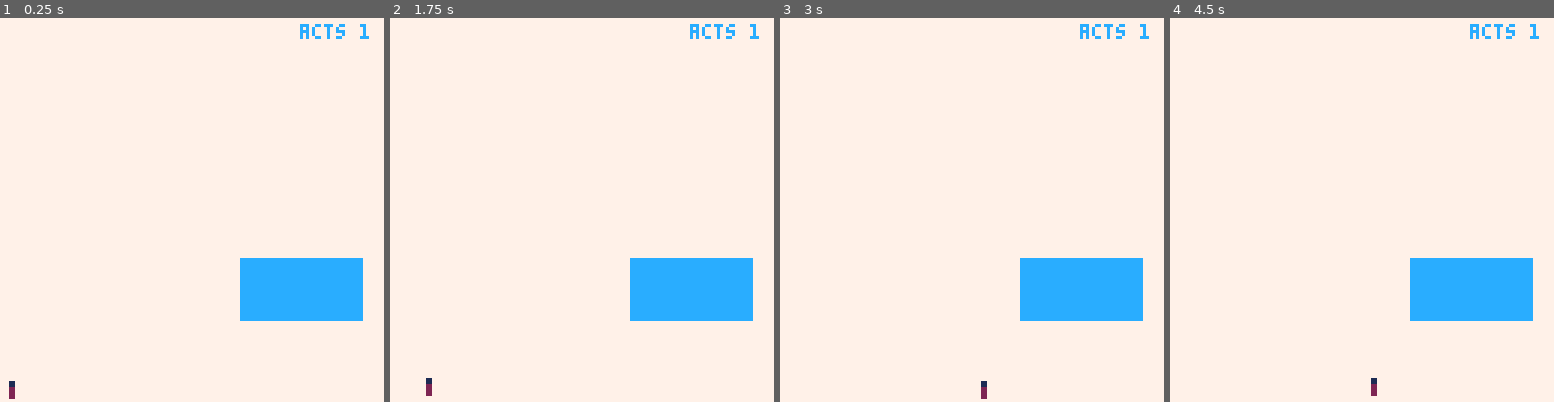
Above: before the commit, frames 1-4 (left to right).
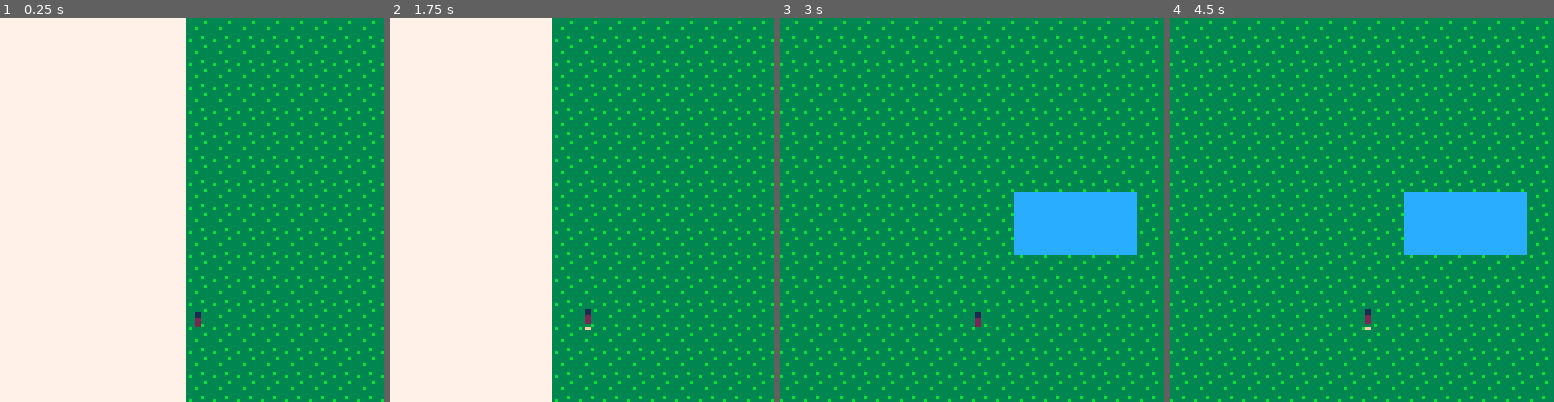
Above: after the commit, the same moments.

Repository: matthiasbruns/pico-8
Game: PICO-8 cartridge getting_started.p8
The game is run twice, just before and just after one commit, with the same random seed, the same clock (stepped at 60 frames per second) and the same inputs.
Inputs:
- Up to frame 1 (0.25 s): no input
- Up to frame 2 (1.75 s): hold Right from 1.6 s (still down)
- Up to frame 3 (3 s): release Right at 2.1 s; hold Right from 2.47 s (still down)
- Up to frame 4 (4.5 s): release Right at 3.03 s; hold Left 3.08-3.58 s; hold Right from 4.02 s (still down)

The runs differ from the first frame. In frame 1, 52% of the frame differs, in the area x 2-100%, y 0-100%; in frame 2, 58%; in frame 3, 100%, in the area x 0-100%, y 0-100%; in frame 4, 100%.

Commit message:
added terrain and camera

Diff:
--- a/getting_started.p8
+++ b/getting_started.p8
@@ -1,17 +1,22 @@
 pico-8 cartridge // http://www.pico-8.com
 version 8
 __lua__
-dbg = "" -- Debug message
-t = 0 --Timer
-acts={} -- 1:Player
-
 function debug(x,y)
  print(dbg,x,y)
 end
 
----START--------------
--- ACTORS
-----------------------
+---start--------------
+-- cam
+function cam_update()
+ cam.x = actors[1].x - 62
+ cam.y = actors[1].y - 96
+end
+
+-- cam
+---end--------------
+
+---start--------------
+-- actors
 
 -- updates the actor based on velocity
 function actor_update(actor)
@@ -45,7 +50,7 @@
 function actor_new()
  local actor = {}
  actor.x=0
- actor.y=120
+ actor.y=118
  actor.vx=0
  actor.vy=0
  actor.dirx=0
@@ -53,53 +58,58 @@
  actor.spr_index=1
  actor.frame=1
  actor.frames=2
- add(acts, actor)
- return #acts
-end
-----------------------
--- ACTORS
----END----------------
-
----START--------------
--- PHYSICS
-----------------------
-
--- updates the actor based on velocity
+ add(actors, actor)
+ return #actors
+end
+-- actors
+---end----------------
+
+---start--------------
+-- physics
 
 function _init()
+ dbg = "" -- debug message
+ t = 0 --timer
+ actors={} -- 1:player
+ cam = {}
+ cam.x=0
+ cam.y=0
  for x=1,1 do
-     actor_new()
+  actor_new()
  end
  music(0)
 end
 
 function _draw()
  cls(7)
- --camera(acts[1].x - 63, acts[1].y)
+ map(0, 0, 0, 0, 128, 32)
+
+ camera(cam.x, cam.y)
  rectfill(80,80,120,100,12)
 
- foreach(acts, actor_render)
+ foreach(actors, actor_render)
  debug(118 - (#dbg*3), 2)
 end
 
 function _update60()
  t += 1
- dbg = "acts "..#acts
- local vx = acts[1].vx
+ dbg = "actors "..#actors
+ local vx = actors[1].vx
 
  if btn(0) then
-  vx = -acts[1].spd
+  vx = -actors[1].spd
  elseif btn(1) then
-  vx = acts[1].spd
+  vx = actors[1].spd
  else
   vx *= 0.7
  end
 
- local	actor = acts[1]
+ local	actor = actors[1]
  actor.vx = vx
  actor.vy = 0
 
- foreach(acts, actor_update)
+ foreach(actors, actor_update)
+ cam_update()
 end
 
 
@@ -235,165 +245,165 @@
 0000000000000000000000000000000000000000000000000000000000000000000000000000000000000000000000000000000000000000000000000000000000000000000000000000000000000000000000000000000000000000000000000000000000000000000000000000000000000000000000000000000000000000
 0000000000000000000000000000000000000000000000000000000000000000000000000000000000000000000000000000000000000000000000000000000000000000000000000000000000000000000000000000000000000000000000000000000000000000000000000000000000000000000000000000000000000000
 __map__
-0000000000000000000000000000000000000000000000000000000000000000000000000000000000000000000000000000000000000000000000000000000000000000000000000000000000000000000000000000000000000000000000000000000000000000000000000000000000000000000000000000000000000000
-0000000000000000000000000000000000000000000000000000000000000000000000000000000000000000000000000000000000000000000000000000000000000000000000000000000000000000000000000000000000000000000000000000000000000000000000000000000000000000000000000000000000000000
-0000000000000000000000000000000000000000000000000000000000000000000000000000000000000000000000000000000000000000000000000000000000000000000000000000000000000000000000000000000000000000000000000000000000000000000000000000000000000000000000000000000000000000
-0000000000000000000000000000000000000000000000000000000000000000000000000000000000000000000000000000000000000000000000000000000000000000000000000000000000000000000000000000000000000000000000000000000000000000000000000000000000000000000000000000000000000000
-0000000000000000000000000000000000000000000000000000000000000000000000000000000000000000000000000000000000000000000000000000000000000000000000000000000000000000000000000000000000000000000000000000000000000000000000000000000000000000000000000000000000000000
-0000000000000000000000000000000000000000000000000000000000000000000000000000000000000000000000000000000000000000000000000000000000000000000000000000000000000000000000000000000000000000000000000000000000000000000000000000000000000000000000000000000000000000
-0000000000000000000000000000000000000000000000000000000000000000000000000000000000000000000000000000000000000000000000000000000000000000000000000000000000000000000000000000000000000000000000000000000000000000000000000000000000000000000000000000000000000000
-0000000000000000000000000000000000000000000000000000000000000000000000000000000000000000000000000000000000000000000000000000000000000000000000000000000000000000000000000000000000000000000000000000000000000000000000000000000000000000000000000000000000000000
-0000000000000000000000000000000000000000000000000000000000000000000000000000000000000000000000000000000000000000000000000000000000000000000000000000000000000000000000000000000000000000000000000000000000000000000000000000000000000000000000000000000000000000
-0000000000000000000000000000000000000000000000000000000000000000000000000000000000000000000000000000000000000000000000000000000000000000000000000000000000000000000000000000000000000000000000000000000000000000000000000000000000000000000000000000000000000000
-0000000000000000000000000000000000000000000000000000000000000000000000000000000000000000000000000000000000000000000000000000000000000000000000000000000000000000000000000000000000000000000000000000000000000000000000000000000000000000000000000000000000000000
-0000000000000000000000000000000000000000000000000000000000000000000000000000000000000000000000000000000000000000000000000000000000000000000000000000000000000000000000000000000000000000000000000000000000000000000000000000000000000000000000000000000000000000
-0000000000000000000000000000000000000000000000000000000000000000000000000000000000000000000000000000000000000000000000000000000000000000000000000000000000000000000000000000000000000000000000000000000000000000000000000000000000000000000000000000000000000000
-0000000000000000000000000000000000000000000000000000000000000000000000000000000000000000000000000000000000000000000000000000000000000000000000000000000000000000000000000000000000000000000000000000000000000000000000000000000000000000000000000000000000000000
-0000000000000000000000000000000000000000000000000000000000000000000000000000000000000000000000000000000000000000000000000000000000000000000000000000000000000000000000000000000000000000000000000000000000000000000000000000000000000000000000000000000000000000
-0000000000000000000000000000000000000000000000000000000000000000000000000000000000000000000000000000000000000000000000000000000000000000000000000000000000000000000000000000000000000000000000000000000000000000000000000000000000000000000000000000000000000000
-0000000000000000000000000000000000000000000000000000000000000000000000000000000000000000000000000000000000000000000000000000000000000000000000000000000000000000000000000000000000000000000000000000000000000000000000000000000000000000000000000000000000000000
-0000000000000000000000000000000000000000000000000000000000000000000000000000000000000000000000000000000000000000000000000000000000000000000000000000000000000000000000000000000000000000000000000000000000000000000000000000000000000000000000000000000000000000
-0000000000000000000000000000000000000000000000000000000000000000000000000000000000000000000000000000000000000000000000000000000000000000000000000000000000000000000000000000000000000000000000000000000000000000000000000000000000000000000000000000000000000000
-0000000000000000000000000000000000000000000000000000000000000000000000000000000000000000000000000000000000000000000000000000000000000000000000000000000000000000000000000000000000000000000000000000000000000000000000000000000000000000000000000000000000000000
-0000000000000000000000000000000000000000000000000000000000000000000000000000000000000000000000000000000000000000000000000000000000000000000000000000000000000000000000000000000000000000000000000000000000000000000000000000000000000000000000000000000000000000
-0000000000000000000000000000000000000000000000000000000000000000000000000000000000000000000000000000000000000000000000000000000000000000000000000000000000000000000000000000000000000000000000000000000000000000000000000000000000000000000000000000000000000000
-0000000000000000000000000000000000000000000000000000000000000000000000000000000000000000000000000000000000000000000000000000000000000000000000000000000000000000000000000000000000000000000000000000000000000000000000000000000000000000000000000000000000000000
-0000000000000000000000000000000000000000000000000000000000000000000000000000000000000000000000000000000000000000000000000000000000000000000000000000000000000000000000000000000000000000000000000000000000000000000000000000000000000000000000000000000000000000
-0000000000000000000000000000000000000000000000000000000000000000000000000000000000000000000000000000000000000000000000000000000000000000000000000000000000000000000000000000000000000000000000000000000000000000000000000000000000000000000000000000000000000000
-0000000000000000000000000000000000000000000000000000000000000000000000000000000000000000000000000000000000000000000000000000000000000000000000000000000000000000000000000000000000000000000000000000000000000000000000000000000000000000000000000000000000000000
-0000000000000000000000000000000000000000000000000000000000000000000000000000000000000000000000000000000000000000000000000000000000000000000000000000000000000000000000000000000000000000000000000000000000000000000000000000000000000000000000000000000000000000
-0000000000000000000000000000000000000000000000000000000000000000000000000000000000000000000000000000000000000000000000000000000000000000000000000000000000000000000000000000000000000000000000000000000000000000000000000000000000000000000000000000000000000000
-0000000000000000000000000000000000000000000000000000000000000000000000000000000000000000000000000000000000000000000000000000000000000000000000000000000000000000000000000000000000000000000000000000000000000000000000000000000000000000000000000000000000000000
-0000000000000000000000000000000000000000000000000000000000000000000000000000000000000000000000000000000000000000000000000000000000000000000000000000000000000000000000000000000000000000000000000000000000000000000000000000000000000000000000000000000000000000
-0000000000000000000000000000000000000000000000000000000000000000000000000000000000000000000000000000000000000000000000000000000000000000000000000000000000000000000000000000000000000000000000000000000000000000000000000000000000000000000000000000000000000000
-0000000000000000000000000000000000000000000000000000000000000000000000000000000000000000000000000000000000000000000000000000000000000000000000000000000000000000000000000000000000000000000000000000000000000000000000000000000000000000000000000000000000000000
-…(130 lines of a section not shown)…
+3e3e3e3e3e3e3e3e3e3e3e3e3e3e3e3e3e3e3e3e3e3e3e3e3e3e3e3e3e3e3e3e3e3e3e3e3e00000000000000000000000000000000000000000000000000000000000000000000000000000000000000000000000000000000000000000000000000000000000000000000000000000000000000000000000000000000000000
+3e3e3e3e3e3e3e3e3e3e3e3e3e3e3e3e3e3e3e3e3e3e3e3e3e3e3e3e3e3e3e3e3e3e3e3e3e00000000000000000000000000000000000000000000000000000000000000000000000000000000000000000000000000000000000000000000000000000000000000000000000000000000000000000000000000000000000000
+3e3e3e3e3e3e3e3e3e3e3e3e3e3e3e3e3e3e3e3e3e3e3e3e3e3e3e3e3e3e3e3e3e3e3e3e3e00000000000000000000000000000000000000000000000000000000000000000000000000000000000000000000000000000000000000000000000000000000000000000000000000000000000000000000000000000000000000
+3e3e3e3e3e3e3e3e3e3e3e3e3e3e3e3e3e3e3e3e3e3e3e3e3e3e3e3e3e3e3e3e3e3e3e3e3e00000000000000000000000000000000000000000000000000000000000000000000000000000000000000000000000000000000000000000000000000000000000000000000000000000000000000000000000000000000000000
+3e3e3e3e3e3e3e3e3e3e3e3e3e3e3e3e3e3e3e3e3e3e3e3e3e3e3e3e3e3e3e3e3e3e3e3e3e00000000000000000000000000000000000000000000000000000000000000000000000000000000000000000000000000000000000000000000000000000000000000000000000000000000000000000000000000000000000000
+3e3e3e3e3e3e3e3e3e3e3e3e3e3e3e3e3e3e3e3e3e3e3e3e3e3e3e3e3e3e3e3e3e3e3e3e3e00000000000000000000000000000000000000000000000000000000000000000000000000000000000000000000000000000000000000000000000000000000000000000000000000000000000000000000000000000000000000
+3e3e3e3e3e3e3e3e3e3e3e3e3e3e3e3e3e3e3e3e3e3e3e3e3e3e3e3e3e3e3e3e3e3e3e3e3e00000000000000000000000000000000000000000000000000000000000000000000000000000000000000000000000000000000000000000000000000000000000000000000000000000000000000000000000000000000000000
+3e3e3e3e3e3e3e3e3e3e3e3e3e3e3e3e3e3e3e3e3e3e3e3e3e3e3e3e3e3e3e3e3e3e3e3e3e00000000000000000000000000000000000000000000000000000000000000000000000000000000000000000000000000000000000000000000000000000000000000000000000000000000000000000000000000000000000000
+3e3e3e3e3e3e3e3e3e3e3e3e3e3e3e3e3e3e3e3e3e3e3e3e3e3e3e3e3e3e3e3e3e3e3e3e3e00000000000000000000000000000000000000000000000000000000000000000000000000000000000000000000000000000000000000000000000000000000000000000000000000000000000000000000000000000000000000
+3e3e3e3e3e3e3e3e3e3e3e3e3e3e3e3e3e3e3e3e3e3e3e3e3e3e3e3e3e3e3e3e3e3e3e3e3e00000000000000000000000000000000000000000000000000000000000000000000000000000000000000000000000000000000000000000000000000000000000000000000000000000000000000000000000000000000000000
+3e3e3e3e3e3e3e3e3e3e3e3e3e3e3e3e3e3e3e3e3e3e3e3e3e3e3e3e3e3e3e3e3e3e3e3e3e00000000000000000000000000000000000000000000000000000000000000000000000000000000000000000000000000000000000000000000000000000000000000000000000000000000000000000000000000000000000000
+3e3e3e3e3e3e3e3e3e3e3e3e3e3e3e3e3e3e3e3e3e3e3e3e3e3e3e3e3e3e3e3e3e3e3e3e3e00000000000000000000000000000000000000000000000000000000000000000000000000000000000000000000000000000000000000000000000000000000000000000000000000000000000000000000000000000000000000
+3e3e3e3e3e3e3e3e3e3e3e3e3e3e3e3e3e3e3e3e3e3e3e3e3e3e3e3e3e3e3e3e3e3e3e3e3e00000000000000000000000000000000000000000000000000000000000000000000000000000000000000000000000000000000000000000000000000000000000000000000000000000000000000000000000000000000000000
+3e3e3e3e3e3e3e3e3e3e3e3e3e3e3e3e3e3e3e3e3e3e3e3e3e3e3e3e3e3e3e3e3e3e3e3e3e00000000000000000000000000000000000000000000000000000000000000000000000000000000000000000000000000000000000000000000000000000000000000000000000000000000000000000000000000000000000000
+3e3e3e3e3e3e3e3e3e3e3e3e3e3e3e3e3e3e3e3e3e3e3e3e3e3e3e3e3e3e3e3e3e3e3e3e3e00000000000000000000000000000000000000000000000000000000000000000000000000000000000000000000000000000000000000000000000000000000000000000000000000000000000000000000000000000000000000
+3e3e3e3e3e3e3e3e3e3e3e3e3e3e3e3e3e3e3e3e3e3e3e3e3e3e3e3e3e3e3e3e3e3e3e3e3e00000000000000000000000000000000000000000000000000000000000000000000000000000000000000000000000000000000000000000000000000000000000000000000000000000000000000000000000000000000000000
+3e3e3e3e3e3e3e3e3e3e3e3e3e3e3e3e3e3e3e3e3e3e3e3e3e3e3e3e3e3e3e3e3e3e3e3e3e00000000000000000000000000000000000000000000000000000000000000000000000000000000000000000000000000000000000000000000000000000000000000000000000000000000000000000000000000000000000000
+3e3e3e3e3e3e3e3e3e3e3e3e3e3e3e3e3e3e3e3e3e3e3e3e3e3e3e3e3e3e3e3e3e3e3e3e3e00000000000000000000000000000000000000000000000000000000000000000000000000000000000000000000000000000000000000000000000000000000000000000000000000000000000000000000000000000000000000
+3e3e3e3e3e3e3e3e3e3e3e3e3e3e3e3e3e3e3e3e3e3e3e3e3e3e3e3e3e3e3e3e3e3e3e3e3e00000000000000000000000000000000000000000000000000000000000000000000000000000000000000000000000000000000000000000000000000000000000000000000000000000000000000000000000000000000000000
+3e3e3e3e3e3e3e3e3e3e3e3e3e3e3e3e3e3e3e3e3e3e3e3e3e3e3e3e3e3e3e3e3e3e3e3e3e00000000000000000000000000000000000000000000000000000000000000000000000000000000000000000000000000000000000000000000000000000000000000000000000000000000000000000000000000000000000000
+3e3e3e3e3e3e3e3e3e3e3e3e3e3e3e3e3e3e3e3e3e3e3e3e3e3e3e3e3e3e3e3e3e3e3e3e3e00000000000000000000000000000000000000000000000000000000000000000000000000000000000000000000000000000000000000000000000000000000000000000000000000000000000000000000000000000000000000
+0000000000000000000000000000000000000000000000000000000000000000000000000000000000000000000000000000000000000000000000000000000000000000000000000000000000000000000000000000000000000000000000000000000000000000000000000000000000000000000000000000000000000000
+0000000000000000000000000000000000000000000000000000000000000000000000000000000000000000000000000000000000000000000000000000000000000000000000000000000000000000000000000000000000000000000000000000000000000000000000000000000000000000000000000000000000000000
+0000000000000000000000000000000000000000000000000000000000000000000000000000000000000000000000000000000000000000000000000000000000000000000000000000000000000000000000000000000000000000000000000000000000000000000000000000000000000000000000000000000000000000
+0000000000000000000000000000000000000000000000000000000000000000000000000000000000000000000000000000000000000000000000000000000000000000000000000000000000000000000000000000000000000000000000000000000000000000000000000000000000000000000000000000000000000000
+0000000000000000000000000000000000000000000000000000000000000000000000000000000000000000000000000000000000000000000000000000000000000000000000000000000000000000000000000000000000000000000000000000000000000000000000000000000000000000000000000000000000000000
+0000000000000000000000000000000000000000000000000000000000000000000000000000000000000000000000000000000000000000000000000000000000000000000000000000000000000000000000000000000000000000000000000000000000000000000000000000000000000000000000000000000000000000
+0000000000000000000000000000000000000000000000000000000000000000000000000000000000000000000000000000000000000000000000000000000000000000000000000000000000000000000000000000000000000000000000000000000000000000000000000000000000000000000000000000000000000000
+0000000000000000000000000000000000000000000000000000000000000000000000000000000000000000000000000000000000000000000000000000000000000000000000000000000000000000000000000000000000000000000000000000000000000000000000000000000000000000000000000000000000000000
+0000000000000000000000000000000000000000000000000000000000000000000000000000000000000000000000000000000000000000000000000000000000000000000000000000000000000000000000000000000000000000000000000000000000000000000000000000000000000000000000000000000000000000
+0000000000000000000000000000000000000000000000000000000000000000000000000000000000000000000000000000000000000000000000000000000000000000000000000000000000000000000000000000000000000000000000000000000000000000000000000000000000000000000000000000000000000000
+0000000000000000000000000000000000000000000000000000000000000000000000000000000000000000000000000000000000000000000000000000000000000000000000000000000000000000000000000000000000000000000000000000000000000000000000000000000000000000000000000000000000000000
+…(130 lines of a section not shown)…
Not shown, changed: 18 lines of the sprite sheet (__gfx__) section of getting_started.p8
